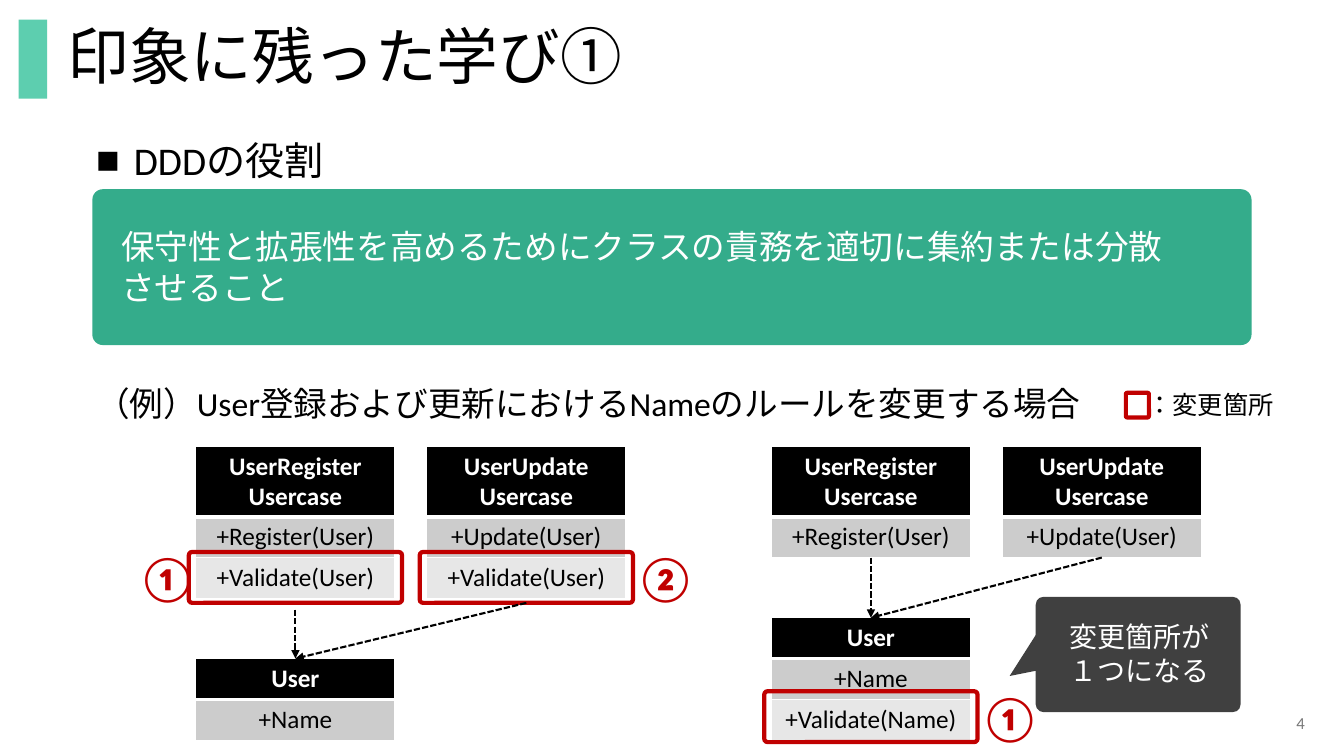
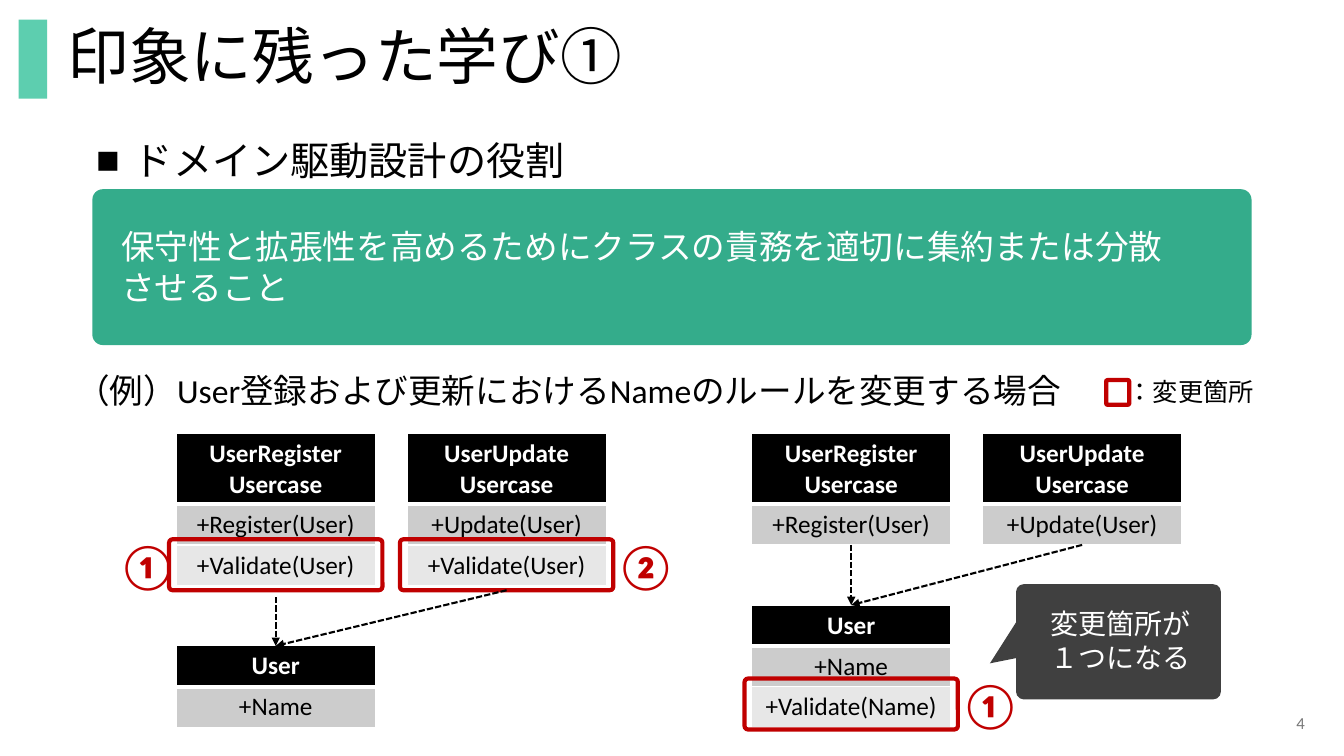
Before and after one commit to Keiichiro-Murayama/LibraryAPI, a slide deck: slide 4 of Docs/6月月次報告_WEMEX_村山.pptx. Drawn at 1344x756 pixels with LibreOffice and Linux fonts; fonts in the diff are those of the drawing. Boxes give left, top, right and bottom in pixels: in the first picture for what was removed or moved away, otherwise in the second. Text is boxed around its words. In the diff, an @@ line names an element or a change of style, - is before the commit and + after.

```diff
--- a/Docs/6月月次報告_WEMEX_村山.pptx
+++ b/Docs/6月月次報告_WEMEX_村山.pptx
@@ text at [134, 142, 565, 179]: text changed @@
-■ DDDの役割
+■ ドメイン駆動設計の役割
@@ 5 texts, 5 tables, 4 rounded rectangles, 3 arrows, 1 triangle: place and size @@
-5 texts, 5 tables, 4 rounded rectangles, 3 arrows, 1 triangle at [96, 387, 1210, 743]
+5 texts, 5 tables, 4 rounded rectangles, 3 arrows, 1 triangle at [76, 374, 1190, 730]
@@ 1 table, 1 text, 1 arrow, 1 rounded rectangle: place and size @@
-1 table, 1 text, 1 arrow, 1 rounded rectangle at [196, 390, 1273, 740]
+1 table, 1 text, 1 arrow, 1 rounded rectangle at [176, 378, 1254, 728]
```
Also in this commit, not shown: 5 other slides changed.
